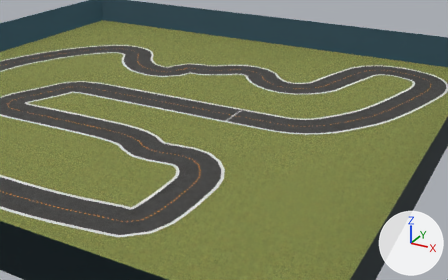
A saved change to the COLLADA model bundle/meshes/thunder_hill_pro_cw/thunder_hill_pro_cw.dae.
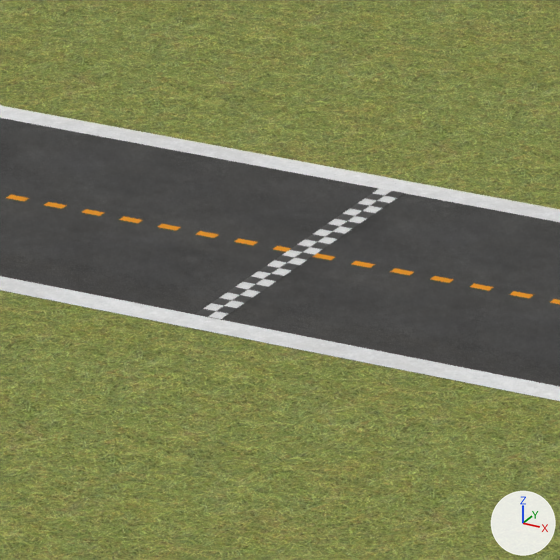
Old and new are each drawn from a 50 mm lens placed at (9.71, -13.37, 6.09), pointed at (2.34, 0.03, -0.61) and again close up on the part from 46% to 57% of the width and 33% to 51% of the height. The axes (+X, +Y, +Z) are drawn at lower right. The lights are the same throughout. Where no turn or scale is listed for an object, it has been applied to the vertices.

Before the edit, the objects in view are built like this:
```python
me_olshape_mesh = bpy.data.meshes.new('olShape-mesh')
me_olshape_mesh.from_pydata(...)  # 394 vertices, 394 faces; spans x -7.1..7.1, y -6.9..6.9, z 0.0
me_olshape_mesh.materials.append(mat_ol_materialref)  # picture img_outerline_png
me_plane = bpy.data.meshes.new('Plane')
me_plane.from_pydata(...)  # 12 vertices, 6 faces; spans x -0.034..0.034, y -0.457..0.457, z 0.0
me_plane.materials.append(mat_startline)  # picture img_startline_png
me_roadshape_mesh = bpy.data.meshes.new('roadShape-mesh')
me_roadshape_mesh.from_pydata(...)  # 394 vertices, 394 faces; spans x -7.1..7.1, y -6.9..6.9, z 0.0
me_roadshape_mesh.materials.append(mat_road_materialref)  # picture img_road_png
ob_ol = bpy.data.objects.new('ol', me_olshape_mesh)
ob_ol.location = (0.0, 0.0, 0.0)
ob_road = bpy.data.objects.new('road', me_roadshape_mesh)
ob_road.location = (0.0, 0.0, 0.0)
ob_startline = bpy.data.objects.new('StartLine', me_plane)
ob_startline.location = (2.453, 0.372, 0.002)
# also in view: 'il' at (0.0, 0.0, 0.0); 'field' at (0.0, 0.0, 0.0); 'cl' at (0.0, 0.0, 0.0)
```
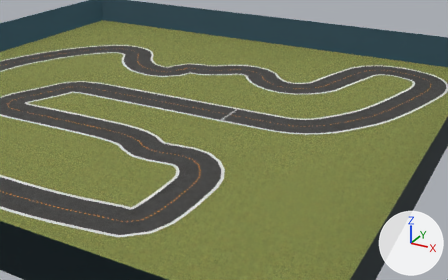
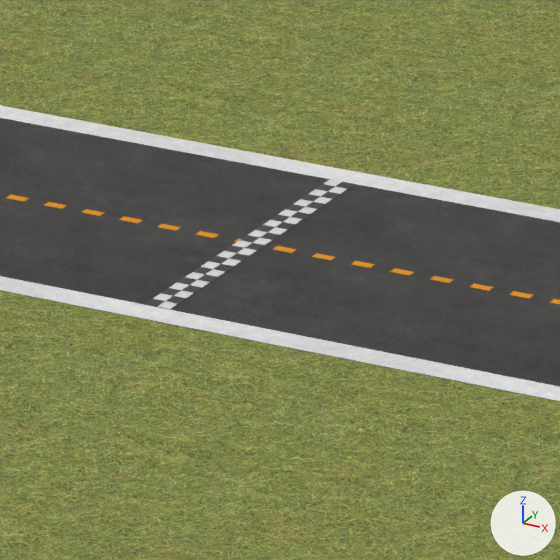
Diff of the bpy script that builds the scene:
```diff
--- a/bundle/meshes/thunder_hill_pro_cw/thunder_hill_pro_cw.dae.py
+++ b/bundle/meshes/thunder_hill_pro_cw/thunder_hill_pro_cw.dae.py
@@ ob_startline @@
 ob_startline = bpy.data.objects.new('StartLine', me_plane)
-ob_startline.location = (2.453, 0.372, 0.002)
+ob_startline.location = (2.323, 0.37, 0.002)
```

Where the change shows, as pixel boxes [x1, y1, x2, y2] in the close-ups (560 x 560 px):
'StartLine', moved: before [196, 188, 404, 319]; after [145, 179, 354, 309]
